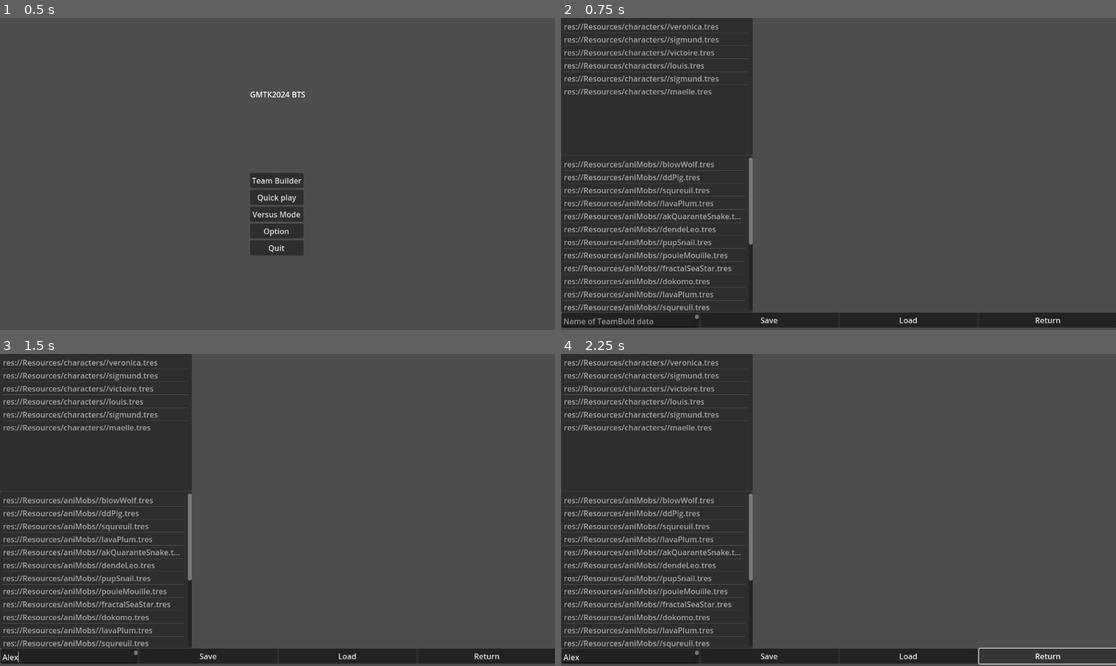
Above: before the commit, frames 1-4 (two rows, left to right).
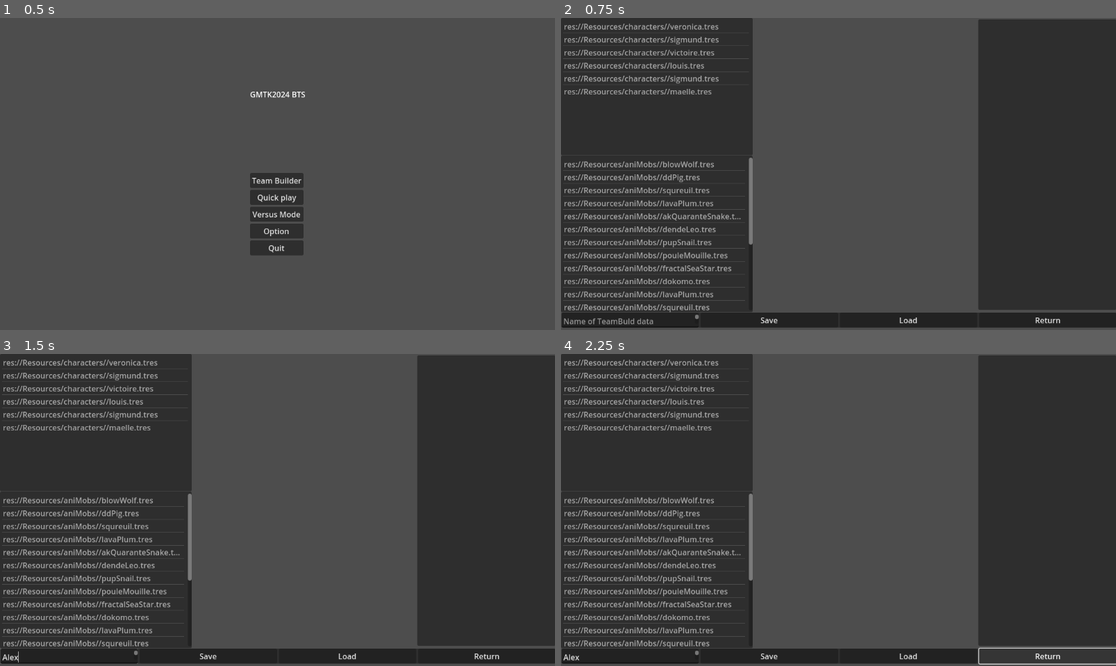
Above: after the commit, the same moments.

Repository: sassani134/GMTK2024_BTS
Game: Godot game, scene res://Scenes/start_scene.tscn
Same seed, same stepped clock (60 frames per second), same inputs: the game is played once before the commit and once after it. The project has no main scene, so this scene is started directly.
Inputs (mouse positions are in pixels of both pictures, inside the frame that each line leads up to):
- Up to frame 1 (0.5 s): no input
- Up to frame 2 (0.75 s): click "Team Builder" at 0.5 s
- Up to frame 3 (1.5 s): click (66, 656) at 1.27 s; type "Alex" at 1.35 s
- Up to frame 4 (2.25 s): click "Return" at 2 s

Frame 1 is identical in both runs. In frame 2, 23% of the frame differs, in the area x 75-100%, y 0-94%; in frame 3, 23%; in frame 4, 23%.

Commit message:
Change nodes tab to tabcontainer

Diff:
--- a/Scenes/team_build_scene.tscn
+++ b/Scenes/team_build_scene.tscn
@@ -1,5 +1,6 @@
-[gd_scene load_steps=4 format=3 uid="uid://bi5chx22p7v21"]
+[gd_scene load_steps=5 format=3 uid="uid://bi5chx22p7v21"]
 
+[ext_resource type="Script" path="res://Scripts/team_build_scene.gd" id="1_1owxw"]
 [ext_resource type="Script" path="res://Scripts/item_list_character.gd" id="1_q1l3r"]
 [ext_resource type="Script" path="res://Scripts/item_list_animob.gd" id="1_xd08l"]
 [ext_resource type="PackedScene" uid="uid://brmvud86ytg16" path="res://Scenes/panel_container_save_bottom.tscn" id="3_it8js"]
@@ -11,6 +12,7 @@
 anchor_bottom = 1.0
 grow_horizontal = 2
 grow_vertical = 2
+script = ExtResource("1_1owxw")
 
 [node name="ItemListCharacter" type="ItemList" parent="."]
 layout_mode = 1
@@ -20,6 +22,12 @@
 item_0/text = "res://Resources/characters//veronica.tres"
 item_1/text = "res://Resources/characters//sigmund.tres"
 script = ExtResource("1_q1l3r")
+
+[node name="Panel" type="Panel" parent="ItemListCharacter"]
+layout_mode = 0
+offset_left = 399.0
+offset_right = 863.0
+offset_bottom = 283.0
 
 [node name="ItemListAnimob" type="ItemList" parent="."]
 layout_mode = 1
@@ -42,6 +50,20 @@
 item_9/text = "res://Resources/aniMobs//dokomo.tres"
 script = ExtResource("1_xd08l")
 
+[node name="TabContainer" type="TabContainer" parent="ItemListAnimob"]
+layout_mode = 0
+offset_left = 401.0
+offset_top = -1.0
+offset_right = 864.0
+offset_bottom = 320.0
+
+[node name="ItemListFinal" type="ItemList" parent="."]
+layout_mode = 0
+offset_left = 866.0
+offset_top = 3.0
+offset_right = 1153.0
+offset_bottom = 606.0
+
 [node name="PanelContainerSaveBottom" parent="." instance=ExtResource("3_it8js")]
 layout_mode = 1
 offset_left = 1.0
